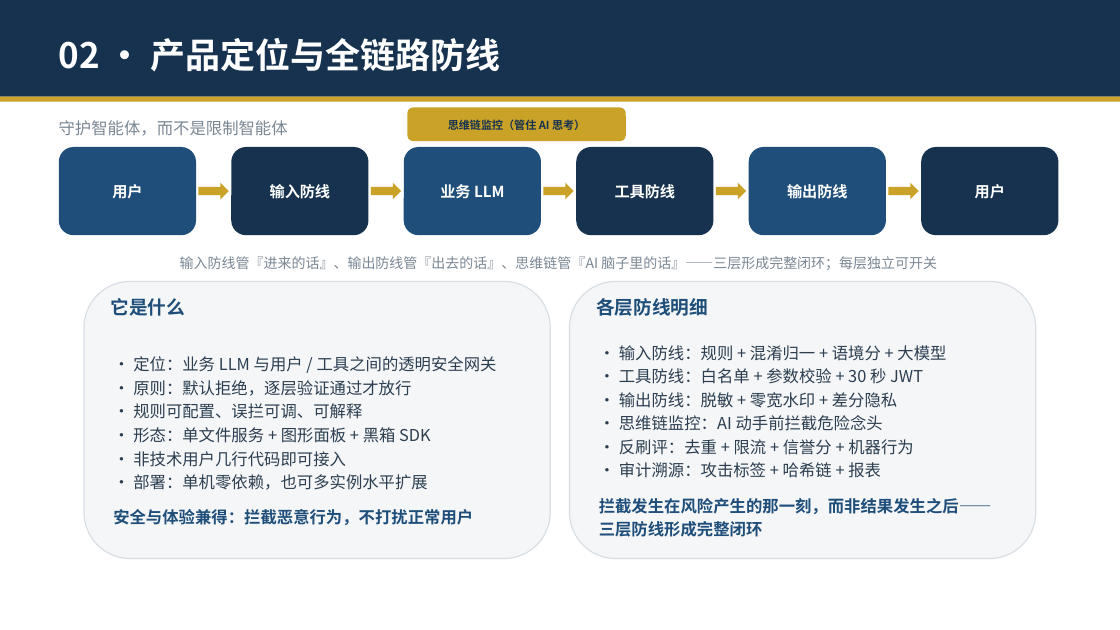
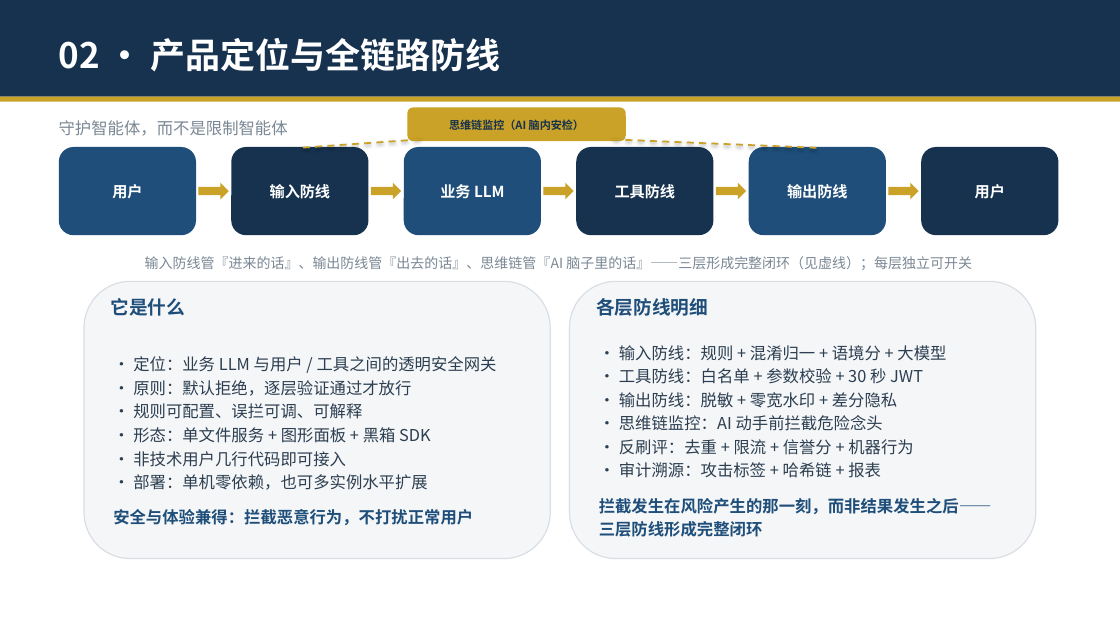
Before and after one commit to zhengyucheng-ktt/security-guard-agent, a slide deck: slide 4 of 安全交互守护智能体-演示.pptx. Drawn at 1120x630 pixels with LibreOffice and Linux fonts; fonts in the diff are those of the drawing. Boxes give left, top, right and bottom in pixels: in the first picture for what was removed or moved away, otherwise in the second. Text is boxed around its words. In the diff, an @@ line names an element or a change of style, - is before the commit and + after.

Commit message:
PPT新增真实效果演示页(5场景横向对比表), 流程图思维链虚线闭环视觉, 性能P95精度+分布窄注释, 07章节扩至3页

```diff
--- a/安全交互守护智能体-演示.pptx
+++ b/安全交互守护智能体-演示.pptx
@@ text at box(449, 119, 584, 130): text changed @@
-思维链监控（管住 AI 思考）
+思维链监控（AI 脑内安检）
@@ line added from (420, 139) to (300, 148), #C9A227 1.5 pt dashed @@
@@ line added from (613, 139) to (818, 148), #C9A227 1.5 pt dashed @@
@@ text at box(145, 256, 972, 270): text changed @@
-输入防线管『进来的话』、输出防线管『出去的话』、思维链管『AI 脑子里的话』——三层形成完整闭环；每层独立可开关
+输入防线管『进来的话』、输出防线管『出去的话』、思维链管『AI 脑子里的话』——三层形成完整闭环（见虚线）；每层独立可开关
```
Also in this commit, not shown: 2 other slides changed, 1 slide added, 1 other file.
